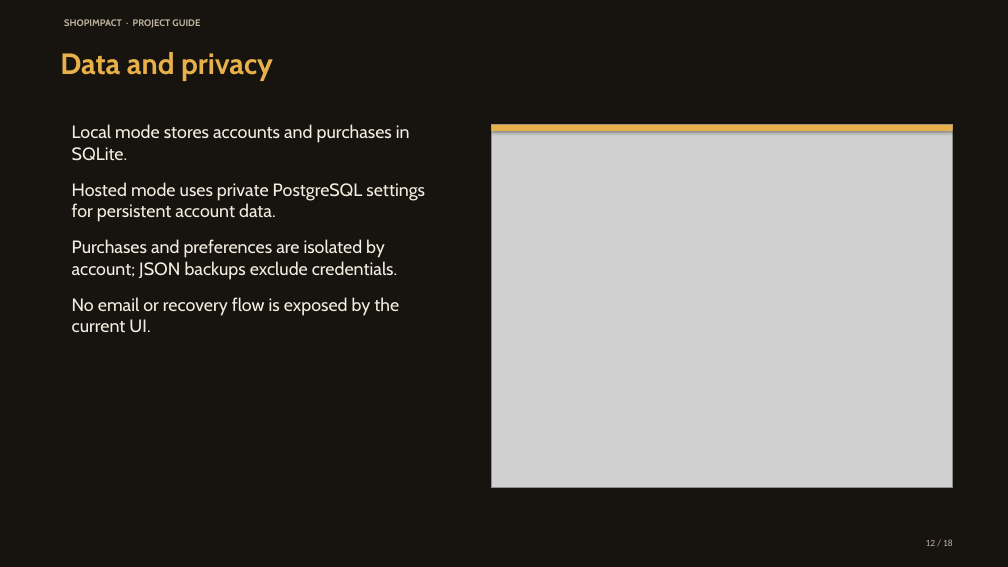
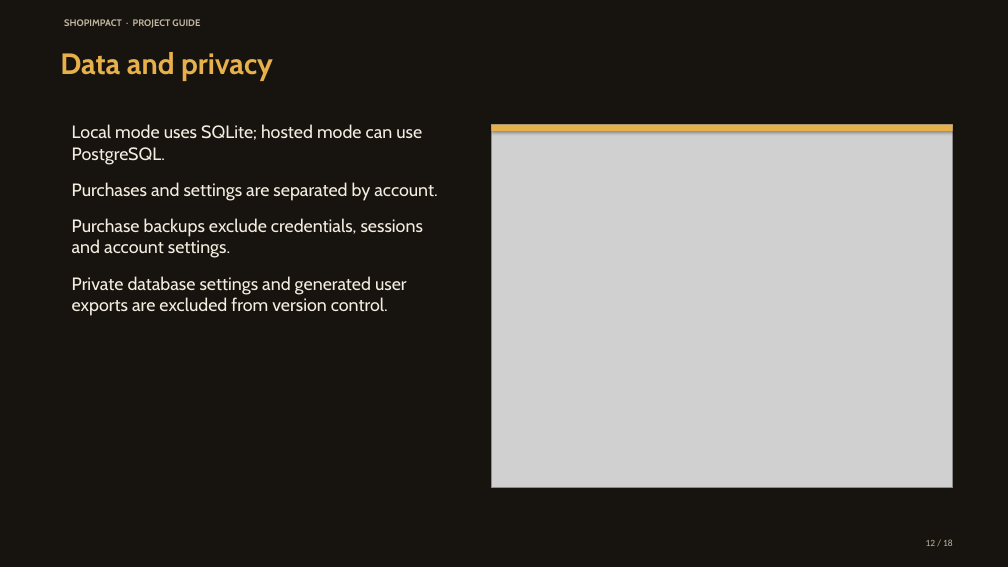
Before and after one commit to kavin-beep/IDAI102_1000527_ShopImpactAI_Kavin-K, a slide deck: slide 12 of output/presentation/ShopImpact_Vibrant_Deck.pptx. Drawn at 1008x567 pixels with LibreOffice and Linux fonts; fonts in the diff are those of the drawing; grey boxes stand for pictures. Boxes give left, top, right and bottom in pixels: in the first picture for what was removed or moved away, otherwise in the second. Text is boxed around its words. In the diff, an @@ line names an element or a change of style, - is before the commit and + after.

```diff
--- a/output/presentation/ShopImpact_Vibrant_Deck.pptx
+++ b/output/presentation/ShopImpact_Vibrant_Deck.pptx
@@ text at bbox=[72, 124, 437, 316]: text changed @@
-Local mode stores accounts and purchases in SQLite.
-Hosted mode uses private PostgreSQL settings for persistent account data.
-Purchases and preferences are isolated by account; JSON backups exclude credentials.
-No email or recovery flow is exposed by the current UI.
+Local mode uses SQLite; hosted mode can use PostgreSQL.
+Purchases and settings are separated by account.
+Purchase backups exclude credentials, sessions and account settings.
+Private database settings and generated user exports are excluded from version control.
```
Also in this commit, not shown: 9 other slides changed, 27 other files.
